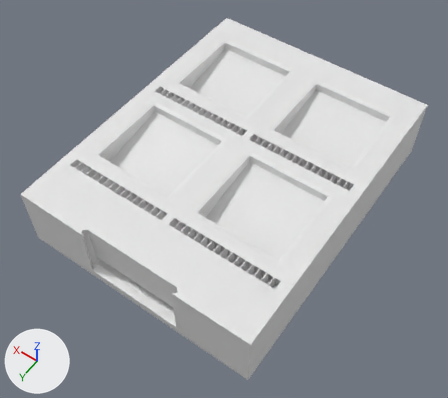
The FBX model Assets/Resuorce/Модели/Игра.fbx, before and after one commit.
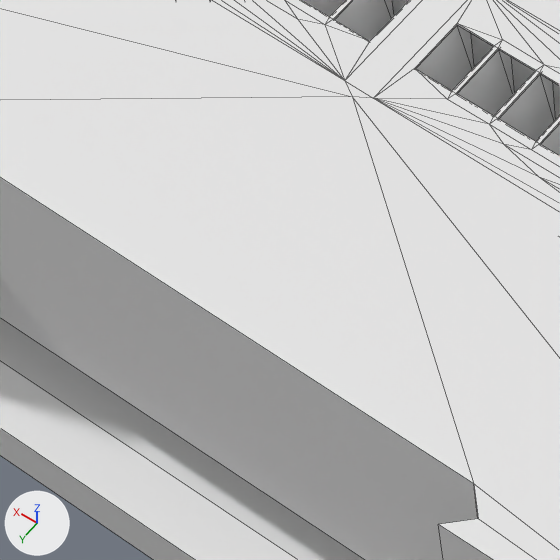
There are two pictures of each version: one whole from a 50 mm camera at (-32.8, 49.7, 64.6) aimed at (-0.5, 4.5, -6.4), one close up on the part from 23% to 42% of the width and 54% to 75% of the height. The axes (+X, +Y, +Z) are drawn at lower left. The lights are the same throughout. The close-ups show mesh edges as thin lines. Where no turn or scale is listed for an object, it has been applied to the vertices.

The first close-up shows 'Игра'.
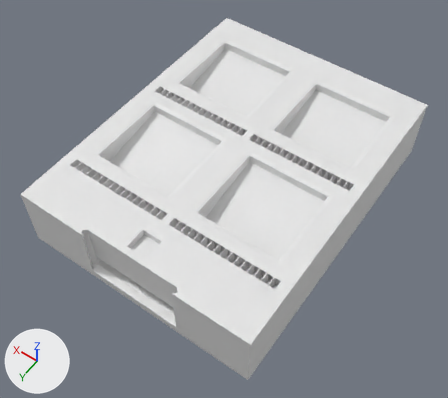
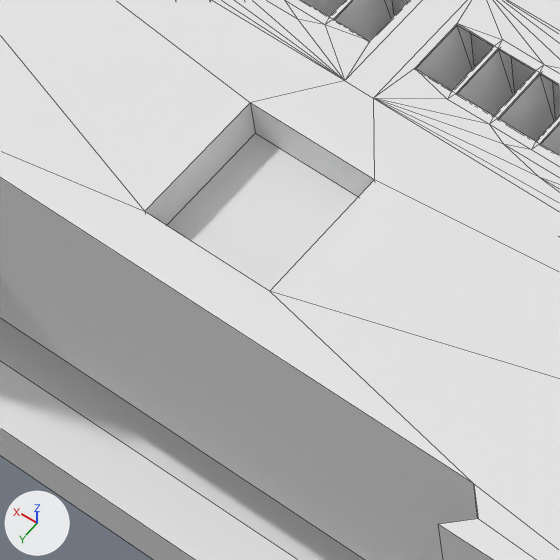
Boxes [x1, y1, x2, y2] around the edits, measured in the close-ups (560 x 560 px):
part 1 of me_куб_006, built on
    both: [0, 0, 560, 551]

The change in detail:
me_куб_006 is used by ob_игра; location (0.0, 0.0, 0.0).
me_куб_006 had 1378 vertices, 1687 faces and spanned x -18.0..18.1, y -22.4..24.1, z -8.9..1.1.
me_куб_006 now has 1385 vertices, 1694 faces and spans x -18.0..18.1, y -22.4..24.1, z -8.9..1.1.
Part 1, on me_куб_006:
1 vertex is removed from x 0.0, y 17.8, z 1.1.
6 faces are deleted.
8 vertices are added at x -1.5..1.5, y 19.1..22.1, z 0.1..1.1.
13 new faces join them, mat_base (white #e7e7e7).
